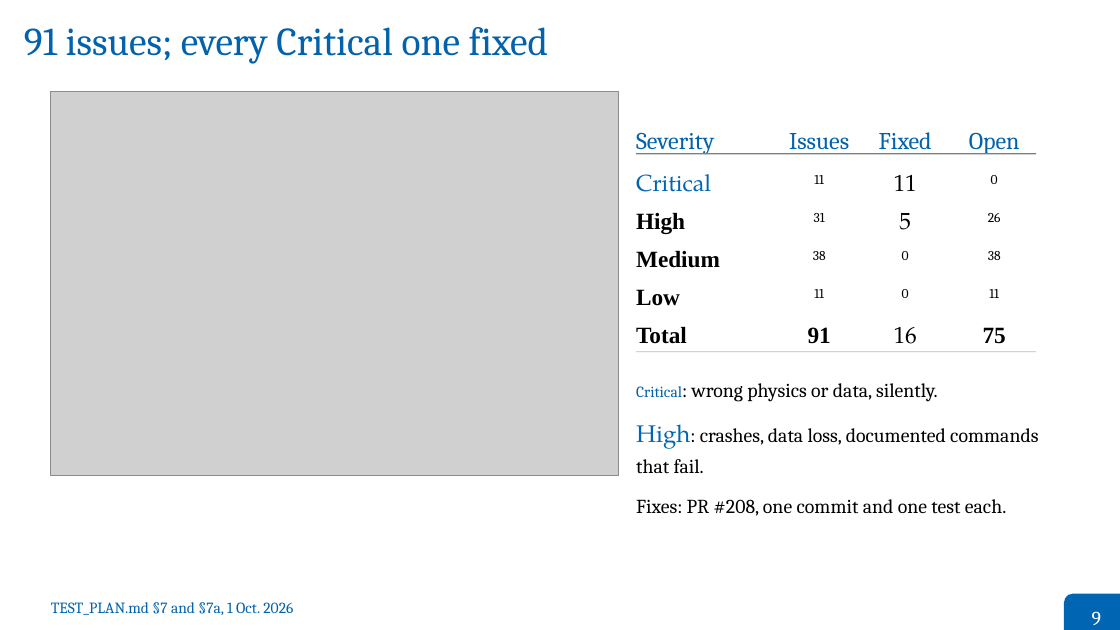
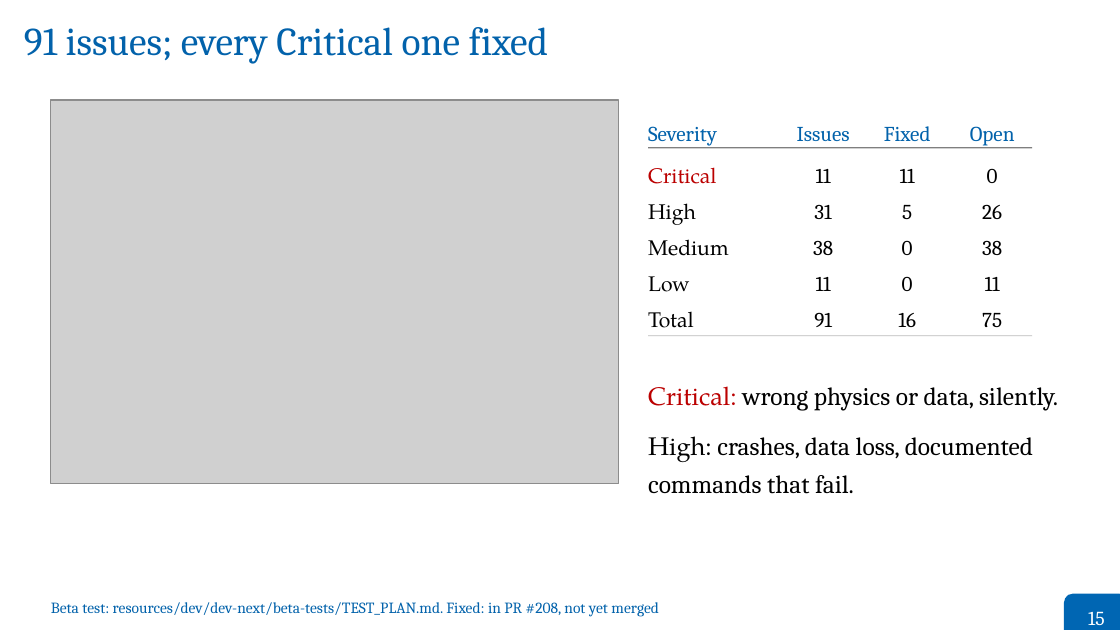
Before and after one commit to grand-mother/grand, a slide deck: slide 15 of resources/dev/dev-next/presentations/2026-10-01-GRAND_Weekly_Meeting/2026-10-01-Bustamante-GRAND_Weekly_Meeting.odp (slide 9 before the commit). Drawn at 1120x630 pixels with LibreOffice and Linux fonts; fonts in the diff are those of the drawing; grey boxes stand for pictures. Boxes give left, top, right and bottom in pixels: in the first picture for what was removed or moved away, otherwise in the second. Text is boxed around its words. In the diff, an @@ line names an element or a change of style, - is before the commit and + after.

```diff
--- a/resources/dev/dev-next/presentations/2026-10-01-GRAND_Weekly_Meeting/2026-10-01-Bustamante-GRAND_Weekly_Meeting.odp
+++ b/resources/dev/dev-next/presentations/2026-10-01-GRAND_Weekly_Meeting/2026-10-01-Bustamante-GRAND_Weekly_Meeting.odp
@@ picture: place and size @@
-picture at (51,92,619,477)
+picture at (51,100,619,484)
@@ size 17 to 15 pt in 4 elements at (797,127,850,141), (970,126,1015,146), (884,126,931,141), (648,126,717,146) @@
@@ text "Severity": place and size @@
-text "Severity" at (636,132,714,154)
+text "Severity" at (648,126,717,146)
@@ rectangle: place and size @@
-rectangle at (636,153,1037,154)
+rectangle at (648,147,1033,148)
@@ text "Critical": place and size @@
-text "Critical" at (636,174,711,192)
+text "Critical" at (648,167,717,184)
@@ text "Critical" at (648,167,717,184): size 16.5 to 15 pt, text colour #0066B3 to #BB0000 @@
@@ text "High": place and size @@
-text "High" at (636,213,685,234)
+text "High" at (648,203,696,225)
@@ text "31": place and size @@
-text "31" at (814,213,825,222)
+text "31" at (814,205,831,219)
@@ text "5": place and size @@
-text "5" at (899,213,911,230)
+text "5" at (902,205,912,219)
@@ text "26": place and size @@
-text "26" at (988,213,1001,222)
+text "26" at (982,204,1002,219)
@@ text "Medium": place and size @@
-text "Medium" at (636,251,720,268)
+text "Medium" at (648,239,729,256)
@@ text "38": place and size @@
-text "38" at (813,251,826,260)
+text "38" at (813,240,833,255)
@@ text "0": place and size @@
-text "0" at (902,251,909,260)
+text "0" at (902,241,913,255)
@@ text "38": place and size @@
-text "38" at (988,251,1001,260)
+text "38" at (982,240,1002,255)
@@ text "Low": place and size @@
-text "Low" at (636,289,680,306)
+text "Low" at (648,276,690,292)
@@ text "11": place and size @@
-text "11" at (814,289,824,298)
+text "11" at (816,277,831,291)
@@ size 16.5 to 15 pt, now on the baseline in 10 elements at (816,169,831,183), (814,205,831,219), (987,169,998,183), (813,240,833,255), (982,204,1002,219), (816,277,831,291), (982,240,1002,255), (902,241,913,255), (985,277,1000,291), (902,277,913,291) @@
@@ text "0": place and size @@
-text "0" at (902,289,909,298)
+text "0" at (902,277,913,291)
@@ text "11": place and size @@
-text "11" at (989,289,999,298)
+text "11" at (985,277,1000,291)
@@ size 16.5 to 15 pt, font Times New Roman to TeX Gyre Pagella, bold off in 4 elements at (648,203,696,225), (648,239,729,256), (648,276,690,292), (648,311,694,336) @@
@@ text "Total": place and size @@
-text "Total" at (636,327,687,344)
+text "Total" at (648,311,694,336)
@@ text "91": place and size @@
-text "91" at (808,327,831,344)
+text "91" at (814,312,832,327)
@@ text "91" at (814,312,832,327): size 16.5 to 15 pt, font Times New Roman to Cambria, bold off @@
@@ size 16.5 to 15 pt, font TeX Gyre Pagella to Cambria in 3 elements at (900,169,915,183), (902,205,912,219), (898,313,916,327) @@
@@ text "16": place and size @@
-text "16" at (894,327,917,352)
+text "16" at (898,313,916,327)
@@ text "75" at (982,313,1002,327): size 16.5 to 15 pt, font Times New Roman to Cambria, bold off @@
@@ text "75": place and size @@
-text "75" at (983,327,1006,344)
+text "75" at (982,313,1002,327)
@@ rectangle: place and size @@
-rectangle at (636,352,1037,353)
+rectangle at (648,335,1033,336)
@@ text "Critical: wrong physics or data, ...": place and size @@
-text "Critical: wrong physics or data, ..." at (636,383,1038,516)
+text "Critical: wrong physics or data, ..." at (648,386,1058,494)
@@ text "Critical: wrong physics or data, ..." at (648,386,1058,494): size 11 to 18 pt, text colour #0262AB to #BB0000, text colour #000000 to #BB0000 in "Critical:"; size 14 to 18 pt in "Critical: wrong physics or data, silently.", "High: crashes, data loss, documented commands that ..."; font Cambria to TeX Gyre Pagella in "Critical:", "High:"; size 17 to 18 pt, text colour #0066B3 to #000000 in "High:"; more space between paragraphs @@
@@ text at (636,499,1006,516): paragraph removed @@
-Fixes: PR #208, one commit and one test each.
@@ text at (51,602,659,617): text changed @@
-TEST_PLAN.md §7 and §7a, 1 Oct. 2026
+Beta test: resources/dev/dev-next/beta-tests/TEST_PLAN.md. Fixed: in PR #208, not yet merged
@@ text at (1088,611,1105,625): text changed @@
-9
+15
```
Also in this commit, not shown: 6 other slides changed, 9 slides added, 4 slides removed, 9 other files.
